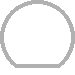
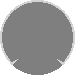
Layers edited between the first and the second 75px x 75px image:
removed layer "outline gray" (1st of 2) over [0, 0, 75, 68]
added layer "a little spice" above "border" over [11, 59, 64, 65]
added layer "border" above "Layer 1" over [0, 0, 75, 64]
added layer "Layer 1" (50%) above "Layer 0" over [0, 0, 75, 75]
